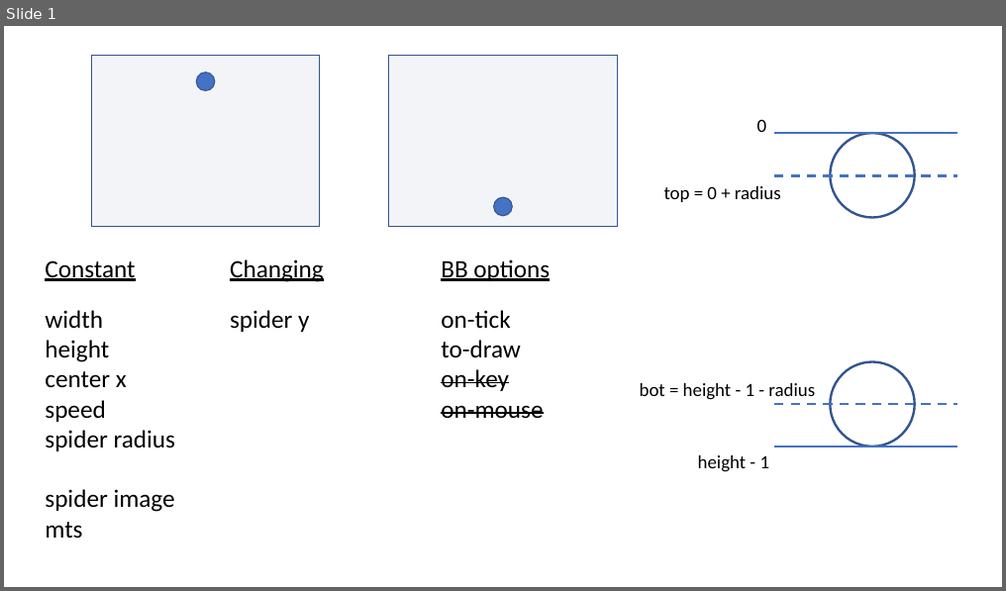
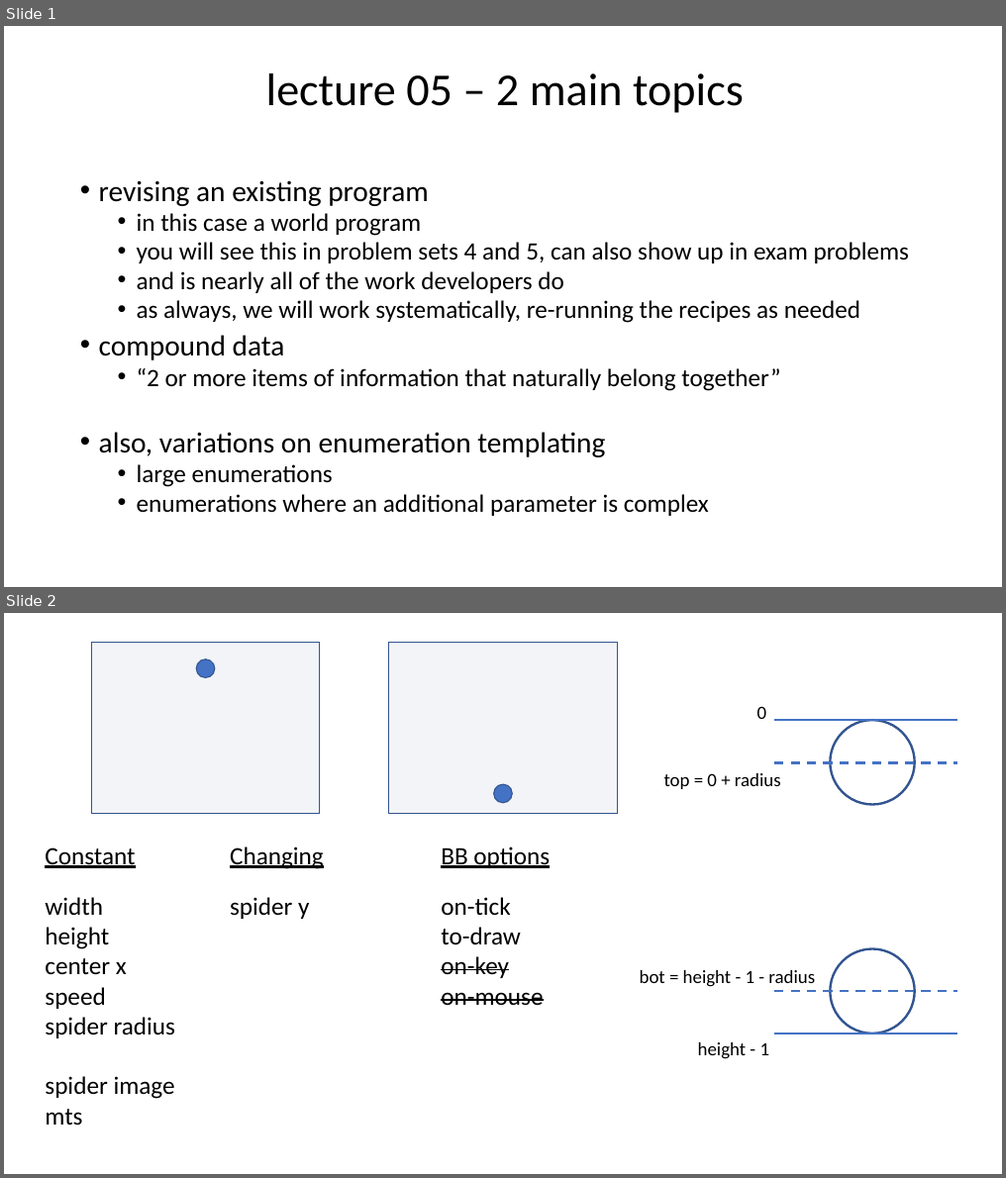
Before and after one commit to GregorKiczales/spd-materials, a slide deck: instructor/l05/l05-pad.pptx. Shown one above the other, each under a label of ours: slide 1 before the commit, slides 1 and 2 after it. The pictures are 1006x591 and 1006x1178 pixels, drawn with LibreOffice and Linux fonts; fonts in the diff are those of the drawing. Boxes give left, top, right and bottom in pixels: in the first picture for what was removed or moved away, otherwise in the second. Text is boxed around its words. In the diff, an @@ line names an element or a change of style, - is before the commit and + after.

```diff
--- a/instructor/l05/l05-pad.pptx
+++ b/instructor/l05/l05-pad.pptx
@@ slide 1 added at <box>4,26,1002,587</box>, background #FFFFFF @@
@@ text added at <box>266,74,744,113</box>, 44 pt, text #000000 @@
+lecture 05 – 2 main topics
@@ text added at <box>99,180,909,516</box>, 24 pt, text #000000 @@
+• revising an existing program
+  • in this case a world program
+  • you will see this in problem sets 4 and 5, can also show up in exam problems
+  • and is nearly all of the work developers do
+  • as always, we will work systematically, re-running the recipes as needed
+• compound data
+  • “2 or more items of information that naturally belong together”
+• also, variations on enumeration templating
+  • large enumerations
+  • enumerations where an additional parameter is complex
@@ what was slide 1 is now slide 2 @@
```
Also in this commit, not shown: 4 other files.
